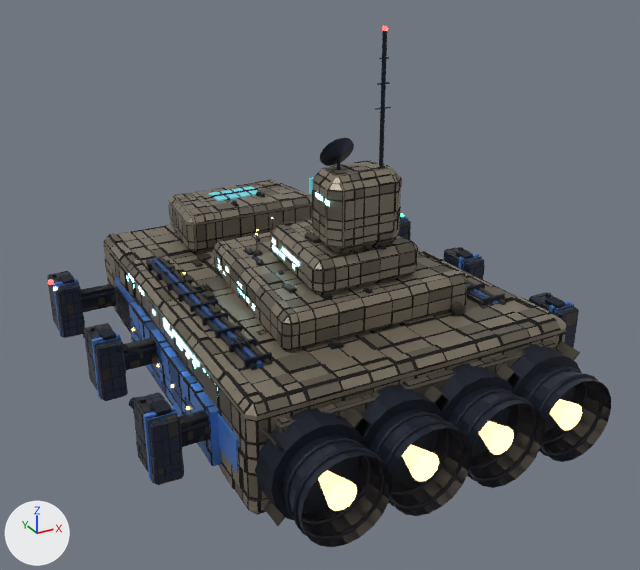
Two versions of the glTF model models/ships/ark.glb, one commit apart.
Both versions are drawn from a 50 mm camera at (-17.9, -34.3, 18.6) aimed at (-0.5, -2.7, 2.7). Every picture has the same lights, and +X, +Y and +Z are marked at lower left. The first picture is the older version. Where no turn or scale is listed for an object, it has been applied to the vertices. Vertices at exactly the same position are counted once.

Objects in the first picture: 'ark_mesh', 'strobe' and 1 more.
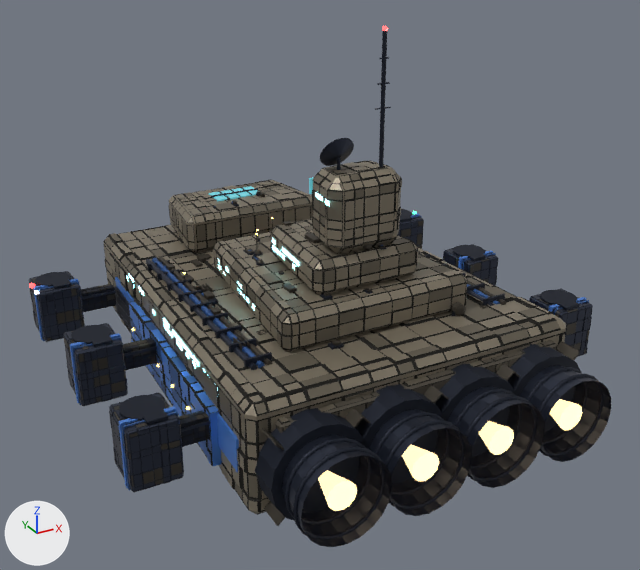
Where the newer file only moved an object's origin or applied its transform, the numbers keep the older frame.

Location of each change, (x1, y1, x2, y2) in pixels of the pictures (640 x 570 px; the box of a moved part takes in the faces that stretch with it):
'ark_mesh', reshaped: before (47, 31, 611, 547); after (29, 31, 611, 547)
'strobe', moved: before (53, 287, 57, 291); after (34, 290, 38, 294)
part 1 of me_ark_mesh, added: after (400, 216, 412, 222)
part 2 of me_ark_mesh, added: after (91, 336, 113, 347)
part 3 of me_ark_mesh, added: after (559, 301, 580, 311)
part 4 of me_ark_mesh, added: after (36, 281, 79, 341)
part 5 of me_ark_mesh, added: after (72, 337, 122, 405)
part 6 of me_ark_mesh, added: after (122, 411, 178, 490)
part 7 of me_ark_mesh, moved or reshaped: before (48, 279, 54, 285); after (29, 283, 35, 289)
part 8 of me_ark_mesh, deleted (mostly hidden): before (83, 293, 551, 483)
part 9 of me_ark_mesh, moved or reshaped: before (47, 271, 210, 485); after (29, 271, 210, 492)
part 10 of me_ark_mesh, moved or reshaped: before (289, 216, 579, 348); after (289, 209, 593, 357)
part 11 of me_ark_mesh, recoloured: (267, 397, 289, 411) in both

The change in detail:
me_ark_mesh is used by ob_ark_mesh; location (-9.49, 6.56, 1.4).
me_ark_mesh had 29557 vertices, 56603 faces and spanned x -0.9..19.9, y -19.8..3.7, z -4.1..12.5.
me_ark_mesh now has 30357 vertices, 58362 faces and spans x -1.8..20.8, y -19.8..3.7, z -4.1..12.5.
me_ark_mesh part 1: the loose piece of 24 vertices spanning x 18.7..19.3, y -0.4..0.4, z -0.1..0.1 is copied, and the copy is scaled about its middle by (1.47, 0.615, 0.872), then moved by (0.4, -0.5, 0.0); it spans x 19.0..19.8, y -0.8..-0.3, z -0.1..0.1.
me_ark_mesh part 2: the loose piece of 24 vertices spanning x -0.3..0.3, y -7.2..-6.4, z -0.1..0.1 is copied, and the copy is scaled about its middle by (1.47, 0.615, 0.872), then moved by (-0.4, -0.5, 0.0); it spans x -0.8..0.0, y -7.6..-7.1, z -0.1..0.1.
me_ark_mesh part 3: the loose piece of 24 vertices spanning x 18.7..19.3, y -14.0..-13.2, z -0.1..0.1 is copied, and the copy is scaled about its middle by (1.47, 0.615, 0.872), then moved by (0.4, -0.5, 0.0); it spans x 19.0..19.8, y -14.3..-13.9, z -0.1..0.1.
me_ark_mesh part 4: a new loose piece, a box spanning x -1.618..0.458, y -0.524..-0.444, z -2.756..-0.038, in mat_ark_accent2 (blue #335891).
me_ark_mesh part 5: a new loose piece, a box spanning x -1.618..0.458, y -7.307..-7.227, z -2.756..-0.038, in mat_ark_accent2 (blue #335891).
me_ark_mesh part 6: a new loose piece, a box spanning x -1.618..0.458, y -14.091..-14.011, z -2.756..-0.038, in mat_ark_accent2 (blue #335891).
me_ark_mesh part 7: the loose piece of 12 vertices spanning x -0.9..-0.6, y 0.1..0.4, z -0.3..0.1 is moved by (-0.9, 0.0, 0.0).
me_ark_mesh part 8: 38 loose pieces with 612 vertices, spanning x -0.7..19.5, y -14.1..3.1, z -2.8..0.0, are deleted.
me_ark_mesh part 9: 104 vertices moved within x -0.7..3.6, y -14.4..1.3, z -3.9..-0.1; 3205 vertices removed from x -0.7..5.4, y -14.5..3.1, z -4.1..0.1; 3976 vertices added at x -1.6..3.7, y -14.5..1.3, z -4.0..0.1.
me_ark_mesh part 10: 116 vertices moved within x 5.7..19.7, y -14.4..1.3, z -2.7..2.5; 3196 vertices removed from x 5.7..19.7, y -14.5..1.3, z -2.8..2.4; 3621 vertices added at x 5.7..20.6, y -14.5..1.3, z -2.8..4.4.
me_ark_mesh part 11: 3 faces spanning x 2.9..6.4, y -16.7..-4.4, z 0.7..2.4 switch from mat_ark_hull2 (brown #6e6759) to mat_ark_hull (brown #8a8170).
Other edits to the shape of me_ark_mesh do not show in these pictures.
Object 'strobe' (ob_strobe) moves from (-10.23, 5.9, 1.31) to (-11.12, 5.9, 1.31).
